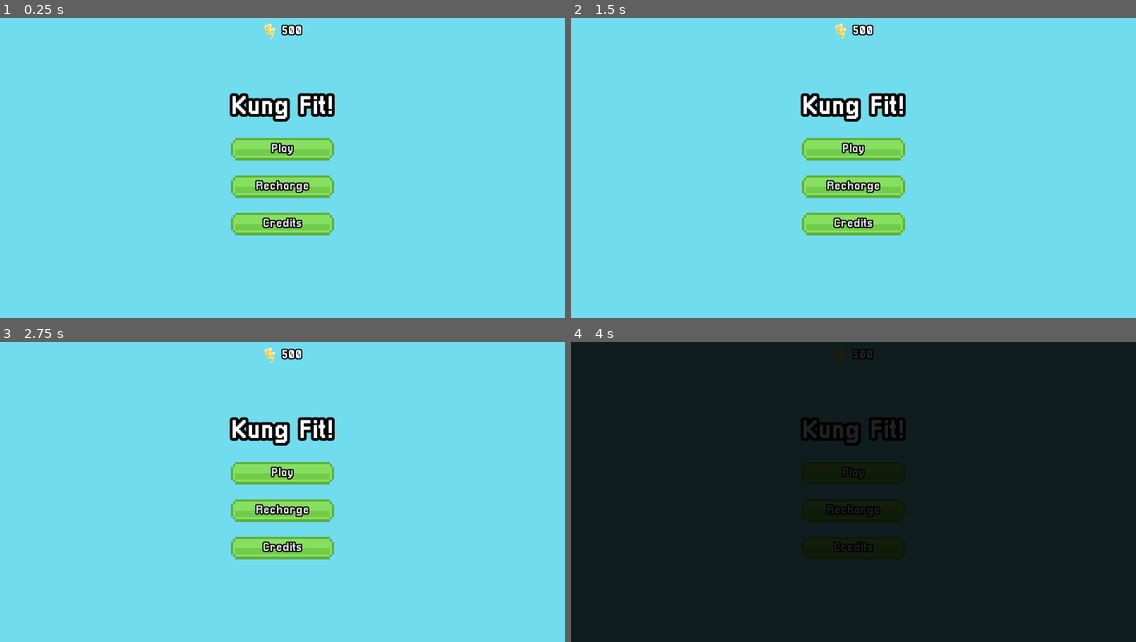
Above: before the commit, frames 1-4 (two rows, left to right).
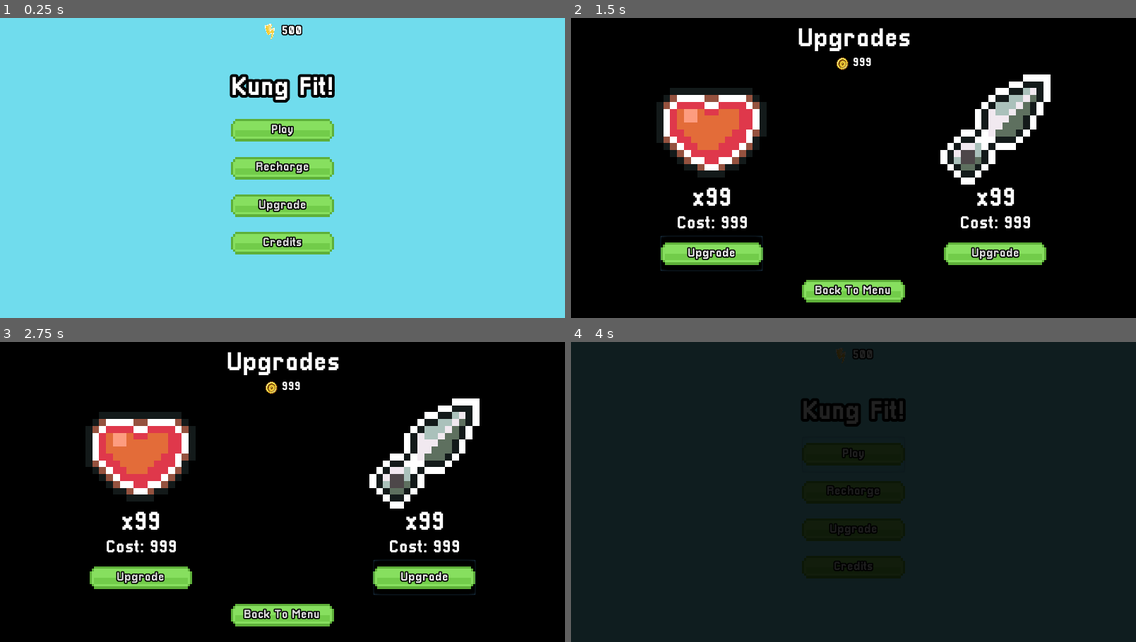
Above: after the commit, the same moments.

Repository: MysteryCoder456/KungFitGame
Game: Godot game, scene res://src/scenes/MainMenu.tscn
Same seed, same stepped clock (60 frames per second), same inputs: the game is played once before the commit and once after it.
Inputs (mouse positions are in pixels of both pictures, inside the frame that each line leads up to):
- Up to frame 1 (0.25 s): no input
- Up to frame 2 (1.5 s): click (853, 204) at 0.5 s, where only the run after the commit has a clickable "Upgrade"; click (712, 252) at 1.25 s, where only the run after the commit has a clickable "Upgrade"
- Up to frame 3 (2.75 s): click (423, 576) at 2 s, where only the run after the commit has a clickable "Upgrade"
- Up to frame 4 (4 s): click (853, 615) at 2.75 s, where only the run after the commit has a clickable "Back To Menu"; click "Play" at 3.5 s

The runs differ from the first frame. In frame 1, 10% of the frame differs, in the area x 40-60%, y 18-79%; in frame 2, 99%, in the area x 0-100%, y 0-100%; in frame 3, 99%; in frame 4, 1.9%.

Commit message:
added upgrade menu

Diff:
--- /dev/null
+++ b/src/dynamic_fonts/Pixellari_32.tres
@@ -0,0 +1,9 @@
+[gd_resource type="DynamicFont" load_steps=2 format=2]
+
+[ext_resource path="res://assets/fonts/Pixellari.ttf" type="DynamicFontData" id=1]
+
+[resource]
+size = 32
+outline_size = 3
+outline_color = Color( 0, 0, 0, 1 )
+font_data = ExtResource( 1 )
--- a/src/scenes/Credits.tscn
+++ b/src/scenes/Credits.tscn
@@ -64,52 +64,70 @@
 }
 
 [node name="Label" type="Label" parent="V"]
-margin_top = 120.0
+margin_top = 77.0
 margin_right = 277.0
-margin_bottom = 168.0
+margin_bottom = 125.0
 text = "Credits"
 align = 1
 valign = 1
 
 [node name="ChasersGaming" type="LinkButton" parent="V"]
-margin_top = 188.0
+margin_top = 145.0
 margin_right = 277.0
-margin_bottom = 211.0
+margin_bottom = 168.0
 size_flags_horizontal = 3
 text = "ChasersGaming - Art"
 underline = 1
 
 [node name="pixelarchipel" type="LinkButton" parent="V"]
-margin_top = 231.0
+margin_top = 188.0
 margin_right = 277.0
-margin_bottom = 254.0
+margin_bottom = 211.0
 focus_mode = 2
 size_flags_horizontal = 3
 text = "pixelarchipel - Art / Sounds"
 underline = 1
 
 [node name="Kenney" type="LinkButton" parent="V"]
-margin_top = 274.0
+margin_top = 231.0
 margin_right = 277.0
-margin_bottom = 297.0
+margin_bottom = 254.0
 focus_mode = 2
 size_flags_horizontal = 3
 text = "Kenney - Art"
 underline = 1
 
 [node name="zedseven" type="LinkButton" parent="V"]
+margin_top = 274.0
+margin_right = 277.0
+margin_bottom = 297.0
+focus_mode = 2
+size_flags_horizontal = 3
+text = "zedseven - Fonts"
+underline = 1
+
+[node name="Santoniche" type="LinkButton" parent="V"]
 margin_top = 317.0
 margin_right = 277.0
 margin_bottom = 340.0
 focus_mode = 2
 size_flags_horizontal = 3
-text = "zedseven - Fonts"
+text = "Santoniche - Art"
+underline = 1
+
+[node name="BizmasterStudios" type="LinkButton" parent="V"]
+margin_top = 360.0
+margin_right = 277.0
+margin_bottom = 383.0
+focus_mode = 2
+size_flags_horizontal = 3
+text = "BizmasterStudios - Art"
 underline = 1
 
 [node name="H" type="HBoxContainer" parent="V"]
-margin_top = 360.0
+margin_top = 403.0
 margin_right = 277.0
-margin_bottom = 424.0
+margin_bottom = 467.0
 alignment = 1
 
 [node name="GoBackButton" type="Button" parent="V/H"]
@@ -139,5 +157,7 @@
 [connection signal="pressed" from="V/pixelarchipel" to="." method="_on_pixelarchipel_pressed"]
 [connection signal="pressed" from="V/Kenney" to="." method="_on_Kenney_pressed"]
 [connection signal="pressed" from="V/zedseven" to="." method="_on_zedseven_pressed"]
+[connection signal="pressed" from="V/Santoniche" to="." method="_on_zedseven_pressed"]
+[connection signal="pressed" from="V/BizmasterStudios" to="." method="_on_zedseven_pressed"]
 [connection signal="pressed" from="V/H/GoBackButton" to="." method="_on_GoBackButton_pressed"]
 [connection signal="animation_finished" from="AnimationPlayer" to="." method="_on_AnimationPlayer_animation_finished"]
--- a/src/scenes/MainMenu.tscn
+++ b/src/scenes/MainMenu.tscn
@@ -107,9 +107,9 @@
 }
 
 [node name="Label" type="Label" parent="V"]
-margin_top = 138.0
-margin_right = 186.0
-margin_bottom = 186.0
+margin_top = 104.0
+margin_right = 186.0
+margin_bottom = 152.0
 grow_horizontal = 2
 size_flags_vertical = 1
 text = "Kung Fit!"
@@ -130,9 +130,9 @@
 }
 
 [node name="Buttons" type="VBoxContainer" parent="V"]
-margin_top = 206.0
-margin_right = 186.0
-margin_bottom = 406.0
+margin_top = 172.0
+margin_right = 186.0
+margin_bottom = 440.0
 grow_vertical = 0
 
 [node name="PlayButton" type="Button" parent="V/Buttons"]
@@ -152,10 +152,19 @@
 rect_min_size = Vector2( 0, 64 )
 text = "Recharge"
 
+[node name="UpgradeButton" type="Button" parent="V/Buttons"]
+margin_top = 136.0
+margin_right = 186.0
+margin_bottom = 200.0
+grow_horizontal = 2
+grow_vertical = 2
+rect_min_size = Vector2( 0, 64 )
+text = "Upgrade"
+
 [node name="CreditsButton" type="Button" parent="V/Buttons"]
-margin_top = 136.0
-margin_right = 186.0
-margin_bottom = 200.0
+margin_top = 204.0
+margin_right = 186.0
+margin_bottom = 268.0
 grow_horizontal = 2
 grow_vertical = 2
 rect_min_size = Vector2( 0, 64 )
@@ -189,5 +198,6 @@
 
 [connection signal="pressed" from="V/Buttons/PlayButton" to="." method="_on_PlayButton_pressed"]
 [connection signal="pressed" from="V/Buttons/RechargeButton" to="." method="_on_RechargeButton_pressed"]
+[connection signal="pressed" from="V/Buttons/UpgradeButton" to="." method="_on_UpgradeButton_pressed"]
 [connection signal="pressed" from="V/Buttons/CreditsButton" to="." method="_on_CreditsButton_pressed"]
 [connection signal="animation_finished" from="AnimationPlayer" to="." method="_on_AnimationPlayer_animation_finished"]
--- /dev/null
+++ b/src/scenes/UpgradeMenu.tscn
@@ -0,0 +1,234 @@
+[gd_scene load_steps=11 format=2]
+
+[ext_resource path="res://src/dynamic_fonts/Pixellari_22.tres" type="DynamicFont" id=1]
+[ext_resource path="res://src/themes/MainMenu.tres" type="Theme" id=2]
+[ext_resource path="res://assets/ui/upgrade_icons/Kunai.png" type="Texture" id=3]
+[ext_resource path="res://src/scenes/ButtonAudioPlayer.tscn" type="PackedScene" id=4]
+[ext_resource path="res://src/animations/FadeOut.tres" type="Animation" id=5]
+[ext_resource path="res://assets/ui/coin_icon/coin.png" type="Texture" id=6]
+[ext_resource path="res://assets/ui/upgrade_icons/health_icon.png" type="Texture" id=7]
+[ext_resource path="res://src/dynamic_fonts/Pixellari_32.tres" type="DynamicFont" id=8]
+[ext_resource path="res://src/scripts/UpgradeMenu.gd" type="Script" id=9]
+
+[sub_resource type="Animation" id=1]
+resource_name = "RESET"
+tracks/0/type = "value"
+tracks/0/path = NodePath("FadeRect:color")
+tracks/0/interp = 1
+tracks/0/loop_wrap = true
+tracks/0/imported = false
+tracks/0/enabled = true
+tracks/0/keys = {
+"times": PoolRealArray( 0 ),
+"transitions": PoolRealArray( 1 ),
+"update": 0,
+"values": [ Color( 0, 0, 0, 0 ) ]
+}
+tracks/1/type = "value"
+tracks/1/path = NodePath("FadeRect:visible")
+tracks/1/interp = 1
+tracks/1/loop_wrap = true
+tracks/1/imported = false
+tracks/1/enabled = true
+tracks/1/keys = {
+"times": PoolRealArray( 0 ),
+"transitions": PoolRealArray( 1 ),
+"update": 1,
+"values": [ false ]
+}
+
+[node name="UpgradeMenu" type="Control"]
+anchor_right = 1.0
+anchor_bottom = 1.0
+theme = ExtResource( 2 )
+script = ExtResource( 9 )
+__meta__ = {
+"_edit_use_anchors_": false
+}
+
+[node name="ColorRect" type="ColorRect" parent="."]
+anchor_right = 1.0
+anchor_bottom = 1.0
+color = Color( 0, 0, 0, 1 )
+
+[node name="V" type="VBoxContainer" parent="."]
+anchor_right = 1.0
+anchor_bottom = 1.0
+alignment = 1
+__meta__ = {
+"_edit_use_anchors_": false
+}
+
+[node name="Label" type="Label" parent="V"]
+margin_top = 17.0
+margin_right = 1024.0
+margin_bottom = 65.0
+text = "Upgrades"
+align = 1
+valign = 1
+
+[node name="CoinsHBox" type="HBoxContainer" parent="V"]
+margin_top = 69.0
+margin_right = 1024.0
+margin_bottom = 99.0
+alignment = 1
+
+[node name="TextureRect" type="TextureRect" parent="V/CoinsHBox"]
+margin_left = 478.0
+margin_right = 508.0
+margin_bottom = 30.0
+rect_min_size = Vector2( 30, 30 )
+texture = ExtResource( 6 )
+expand = true
+
+[node name="Label" type="Label" parent="V/CoinsHBox"]
+margin_left = 512.0
+margin_top = 3.0
+margin_right = 545.0
+margin_bottom = 26.0
+custom_fonts/font = ExtResource( 1 )
+text = "999"
+
+[node name="H1" type="HBoxContainer" parent="V"]
+margin_top = 103.0
+margin_right = 1024.0
+margin_bottom = 459.0
+alignment = 1
+__meta__ = {
+"_edit_use_anchors_": false
+}
+
+[node name="V1" type="VBoxContainer" parent="V/H1"]
+margin_right = 510.0
+margin_bottom = 356.0
+size_flags_horizontal = 3
+alignment = 1
+
+[node name="H1" type="HBoxContainer" parent="V/H1/V1"]
+margin_right = 510.0
+margin_bottom = 200.0
+size_flags_horizontal = 3
+alignment = 1
+
+[node name="TextureRect" type="TextureRect" parent="V/H1/V1/H1"]
+margin_left = 155.0
+margin_right = 355.0
+margin_bottom = 200.0
+grow_horizontal = 2
+rect_min_size = Vector2( 200, 200 )
+texture = ExtResource( 7 )
+stretch_mode = 5
+
+[node name="HealthMultiplierLabel" type="Label" parent="V/H1/V1"]
+margin_top = 204.0
+margin_right = 510.0
+margin_bottom = 252.0
+text = "x99"
+align = 1
+valign = 1
+
+[node name="HealthCostLabel" type="Label" parent="V/H1/V1"]
+margin_top = 256.0
+margin_right = 510.0
+margin_bottom = 288.0
+custom_fonts/font = ExtResource( 8 )
+text = "Cost: 999"
+align = 1
+valign = 1
+
+[node name="H2" type="HBoxContainer" parent="V/H1/V1"]
+margin_top = 292.0
+margin_right = 510.0
+margin_bottom = 356.0
+alignment = 1
+
+[node name="HealthUpgradeButton" type="Button" parent="V/H1/V1/H2"]
+margin_left = 162.0
+margin_right = 348.0
+margin_bottom = 64.0
+rect_min_size = Vector2( 186, 64 )
+text = "Upgrade"
+
+[node name="V2" type="VBoxContainer" parent="V/H1"]
+margin_left = 514.0
+margin_right = 1024.0
+margin_bottom = 356.0
+size_flags_horizontal = 3
+alignment = 1
+
+[node name="H1" type="HBoxContainer" parent="V/H1/V2"]
+margin_right = 510.0
+margin_bottom = 200.0
+size_flags_horizontal = 3
+alignment = 1
+
+[node name="TextureRect" type="TextureRect" parent="V/H1/V2/H1"]
+margin_left = 155.0
+margin_right = 355.0
+margin_bottom = 200.0
+grow_horizontal = 2
+rect_min_size = Vector2( 200, 200 )
+texture = ExtResource( 3 )
+stretch_mode = 5
+
+[node name="StrengthMultiplierLabel" type="Label" parent="V/H1/V2"]
+margin_top = 204.0
+margin_right = 510.0
+margin_bottom = 252.0
+text = "x99"
+align = 1
+valign = 1
+
+[node name="StrengthCostLabel" type="Label" parent="V/H1/V2"]
+margin_top = 256.0
+margin_right = 510.0
+margin_bottom = 288.0
+custom_fonts/font = ExtResource( 8 )
+text = "Cost: 999"
+align = 1
+valign = 1
+
+[node name="H2" type="HBoxContainer" parent="V/H1/V2"]
+margin_top = 292.0
+margin_right = 510.0
+margin_bottom = 356.0
+alignment = 1
+
+[node name="StrengthUpgradeButton" type="Button" parent="V/H1/V2/H2"]
+margin_left = 162.0
+margin_right = 348.0
+margin_bottom = 64.0
+rect_min_size = Vector2( 186, 64 )
+text = "Upgrade"
+
+[node name="H2" type="HBoxContainer" parent="V"]
+margin_top = 463.0
+margin_right = 1024.0
+margin_bottom = 527.0
+alignment = 1
+
+[node name="GoBackButton" type="Button" parent="V/H2"]
+margin_left = 419.0
+margin_right = 605.0
+margin_bottom = 64.0
+rect_min_size = Vector2( 186, 64 )
+text = "Back To Menu"
+
+[node name="FadeRect" type="ColorRect" parent="."]
+visible = false
+anchor_right = 1.0
+anchor_bottom = 1.0
+color = Color( 0, 0, 0, 0 )
+__meta__ = {
+"_edit_use_anchors_": false
+}
+
+[node name="ButtonAudioPlayer" parent="." instance=ExtResource( 4 )]
+
+[node name="AnimationPlayer" type="AnimationPlayer" parent="."]
+autoplay = "RESET"
+"anims/Fade Out" = ExtResource( 5 )
+anims/RESET = SubResource( 1 )
+
+[connection signal="pressed" from="V/H2/GoBackButton" to="." method="_on_GoBackButton_pressed"]
+[connection signal="animation_finished" from="AnimationPlayer" to="." method="_on_AnimationPlayer_animation_finished"]
--- a/src/scripts/GameData.gd
+++ b/src/scripts/GameData.gd
@@ -3,11 +3,13 @@
 const GAME_DATA_PATH = "user://game_data.json"
 const GAME_DATA_TEMPLATE = {
 	"energy": 500.0,
+	"coins": 100,
 	"health_multiplier": 1.0,
 	"strength_multiplier": 1.0
 }
 
 var energy: float
+var coins: int
 var health_multiplier: float
 var strength_multiplier: float
 
@@ -31,6 +33,7 @@
 		var parsed_data = parse_json(raw_data)
 
 		energy = parsed_data["energy"]
+		coins = parsed_data["coins"]
 		health_multiplier = parsed_data["health_multiplier"]
 		strength_multiplier = parsed_data["strength_multiplier"]
 
@@ -39,6 +42,7 @@
 		f.store_string(to_json(GAME_DATA_TEMPLATE))
 
 		energy = GAME_DATA_TEMPLATE["energy"]
+		coins = GAME_DATA_TEMPLATE["coins"]
 		health_multiplier = GAME_DATA_TEMPLATE["health_multiplier"]
 		strength_multiplier = GAME_DATA_TEMPLATE["strength_multiplier"]
 
@@ -51,6 +55,7 @@
 
 	var data = {
 		"energy": energy,
+		"coins": coins,
 		"health_multiplier": health_multiplier,
 		"strength_multiplier": strength_multiplier
 	}
--- a/src/scripts/MainMenu.gd
+++ b/src/scripts/MainMenu.gd
@@ -2,6 +2,7 @@
 
 const WORLD_SCENE = preload("res://src/scenes/World.tscn")
 const RECHARGE_SCENE = preload("res://src/scenes/RechargeMenu.tscn")
+const UPGRADE_SCENE = preload("res://src/scenes/UpgradeMenu.tscn")
 const CREDITS_SCENE = preload("res://src/scenes/Credits.tscn")
 const ENERGY_REQUIREMENT = 100
 
@@ -45,6 +46,12 @@
 	anim_player.play("Fade Out")
 
 
+func _on_UpgradeButton_pressed():
+	next_scene = UPGRADE_SCENE
+	button_audio_player.play()
+	anim_player.play("Fade Out")
+
+
 func _on_CreditsButton_pressed():
 	next_scene = CREDITS_SCENE
 	button_audio_player.play()
--- /dev/null
+++ b/src/scripts/UpgradeMenu.gd
@@ -0,0 +1,17 @@
+extends Control
+
+const MAIN_MENU_SCENE = "res://src/scenes/MainMenu.tscn"
+
+onready var anim_player: AnimationPlayer = $AnimationPlayer
+onready var button_audio_player: AudioStreamPlayer = $ButtonAudioPlayer
+
+
+func _on_GoBackButton_pressed():
+	GameData.save_game_data()
+	button_audio_player.play()
+	anim_player.play("Fade Out")
+
+
+func _on_AnimationPlayer_animation_finished(anim_name):
+	if anim_name == "Fade Out":
+		get_tree().change_scene(MAIN_MENU_SCENE)
Binary file added: assets/ui/coin_icon/coin.png
Not shown, added: assets/ui/coin_icon/coin.png.import
Binary file added: assets/ui/upgrade_icons/Kunai.png
Not shown, added: assets/ui/upgrade_icons/Kunai.png.import
Binary file added: assets/ui/upgrade_icons/health_icon.png
Not shown, added: assets/ui/upgrade_icons/health_icon.png.import
Not shown, changed: CREDITS.md
